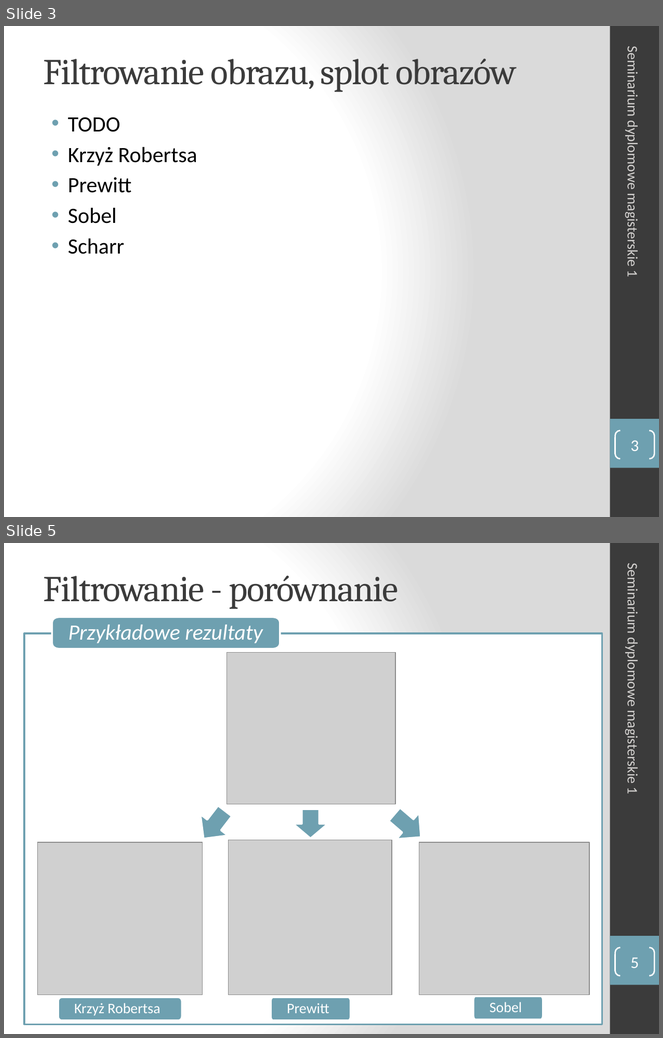
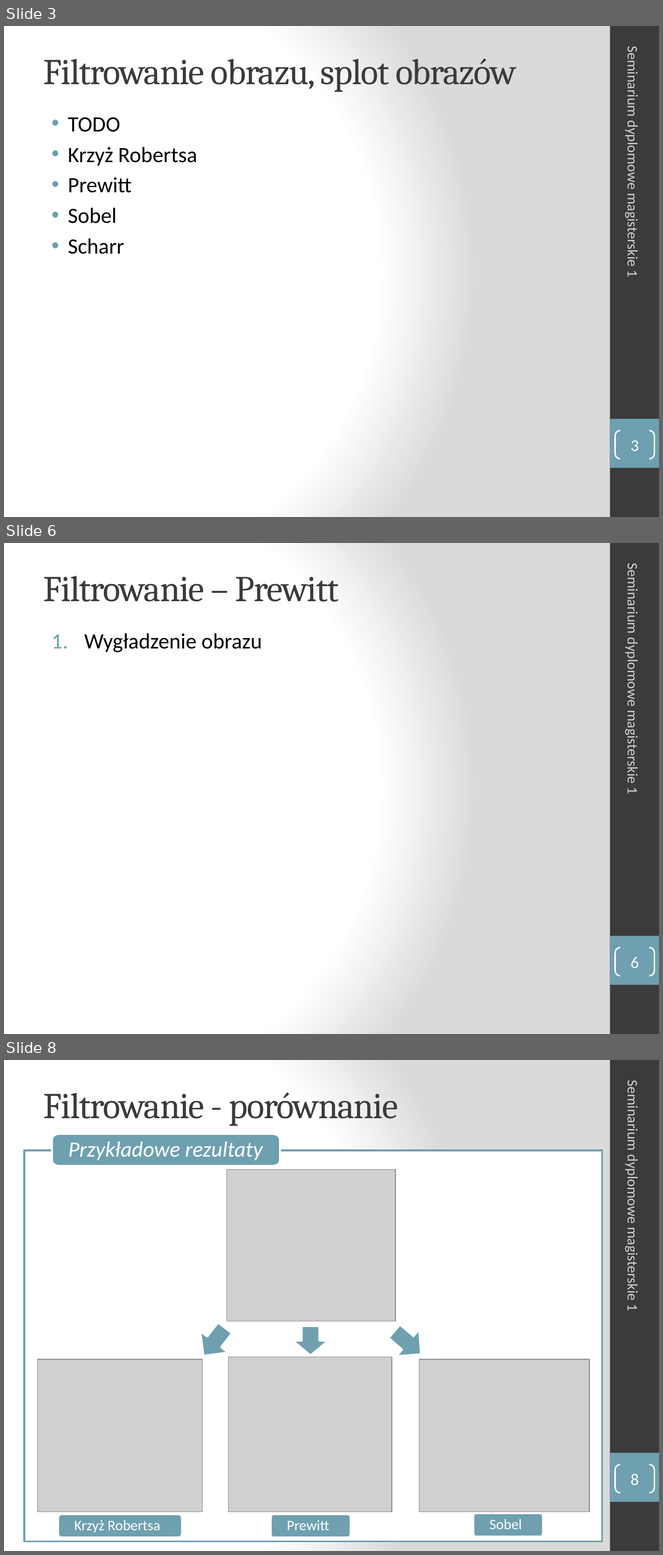
Before and after one commit to turekj/msc, a slide deck: Placeholder/seminar1/prezentacja/sdm1_Aniserowicz_Michal.pptx. Shown one above the other, each under a label of ours: slides 3 and 5 before the commit, slides 3, 6 and 8 after it; the slides between them are not shown. The pictures are 663x1038 and 663x1555 pixels, drawn with LibreOffice and Linux fonts; fonts in the diff are those of the drawing; grey boxes stand for pictures. Boxes give left, top, right and bottom in pixels: in the first picture for what was removed or moved away, otherwise in the second. Text is boxed around its words. In the diff, an @@ line names an element or a change of style, - is before the commit and + after.

```diff
--- a/Placeholder/seminar1/prezentacja/sdm1_Aniserowicz_Michal.pptx
+++ b/Placeholder/seminar1/prezentacja/sdm1_Aniserowicz_Michal.pptx
@@ slide 6 added at (4,543,659,1034), background gradient #FFFFFF to #DADADA; not listed: 2 template elements that a slide beside it also shows @@
@@ text added at (624,570,642,794), 16 pt, text #D4D2D0 @@
+Seminarium dyplomowe magisterskie 1
@@ title added at (44,576,339,602), 40 pt, text #3B3B3B @@
+Filtrowanie – Prewitt
@@ text added at (84,633,262,653), 24 pt, text #000000 @@
+1. Wygładzenie obrazu
@@ page number added at (616,948,655,976), outline #FFFFFF 1.5 pt, 18 pt, text #FFFFFF @@
+6
@@ what was slide 5 is now slide 8 @@
@@ page number at (631,1474,639,1485): text changed @@
-5
+8
```
Also in this commit, not shown: 2 slides changed, 2 other slides added, 1 other file.
